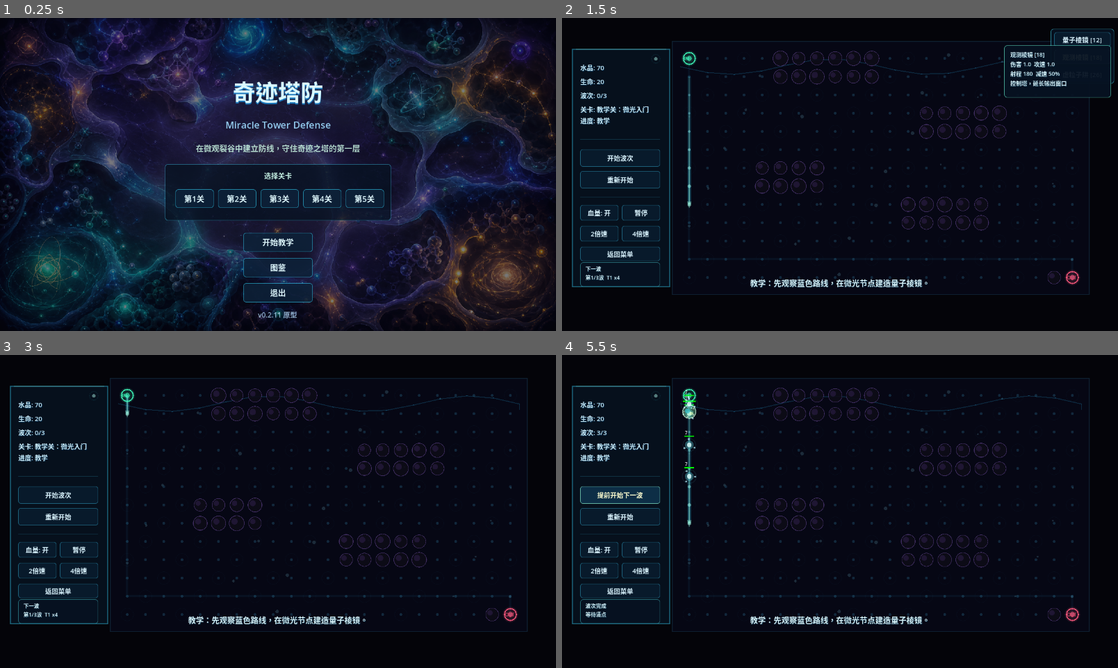
Above: before the commit, frames 1-4 (two rows, left to right).
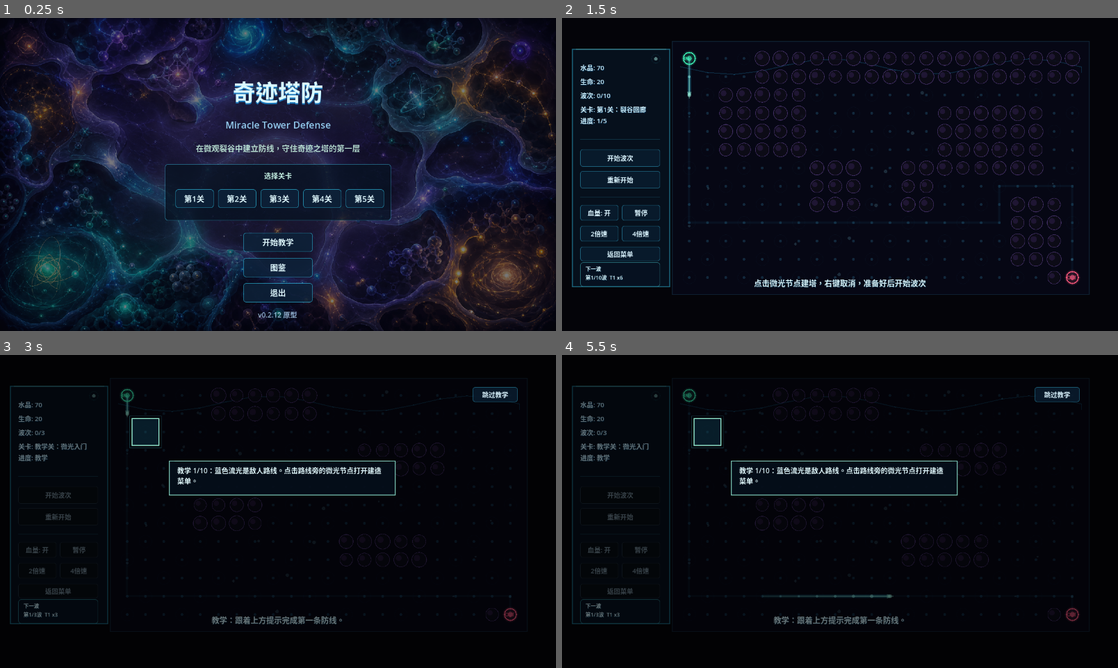
Above: after the commit, the same moments.

Repository: xrs1112/-
Game: Godot game, scene res://scenes/main_menu.tscn
Two runs of this game, one before a commit and one after it. Both use one fixed random seed, a clock stepped at 60 frames per second and the inputs below.
Inputs (mouse positions are in pixels of both pictures, inside the frame that each line leads up to):
- Up to frame 1 (0.25 s): no input
- Up to frame 2 (1.5 s): click "开始教学" at 0.5 s; click (1056, 58) at 1.25 s, where only the run after the commit has a clickable "跳过教学"
- Up to frame 3 (3 s): click "返回菜单" at 2 s; click "开始教学" at 2.75 s
- Up to frame 4 (5.5 s): click (617, 495) at 3.5 s, where only the run before the commit has a clickable "开始波次"; click (617, 495) at 4.25 s, where only the run before the commit has a clickable "提前开始下一波"; click (617, 495) at 5 s, where only the run before the commit has a clickable "提前开始下一波"

The runs differ from the first frame. In frame 1, less than 0.1% of the frame differs, in the area x 49-51%, y 94-96%; in frame 2, 5.5%; in frame 3, 9.1%; in frame 4, 9.6%, in the area x 1-95%, y 7-89%.

Commit message:
v0.2.12: add guided tutorial

Diff:
--- a/scenes/main_menu.tscn
+++ b/scenes/main_menu.tscn
@@ -180,5 +180,5 @@
 offset_right = 100.0
 offset_bottom = 700.0
 theme_override_colors/font_color = Color(0.72, 0.88, 1, 0.78)
-text = "v0.2.11 原型"
+text = "v0.2.12 原型"
 horizontal_alignment = 1
--- a/scripts/game_manager.gd
+++ b/scripts/game_manager.gd
@@ -7,6 +7,7 @@
 const COMPENDIUM_DATA = preload("res://scripts/compendium_data.gd")
 const COMPENDIUM_PREVIEW = preload("res://scripts/compendium_preview.gd")
 const BUILD_GHOST = preload("res://scripts/build_ghost.gd")
+const TUTORIAL_OVERLAY = preload("res://scripts/tutorial_overlay.gd")
 
 # 塔脚本引用
 var tower_scripts: Dictionary = {
@@ -54,6 +55,16 @@
 var build_tooltip_label: Label = null
 var wave_preview_panel: Panel = null
 var wave_preview_label: Label = null
+var tutorial_panel: Panel = null
+var tutorial_label: Label = null
+var tutorial_overlay = null
+var tutorial_skip_btn: Button = null
+var tutorial_step: int = -1
+var tutorial_build_cell: Vector2i = Vector2i(-1, -1)
+var tutorial_life_notice_shown: bool = false
+var tutorial_pressure_wave_closed: bool = false
+var tutorial_notice_token: int = 0
+var last_lives: int = 0
 var current_wave_data: Array = []
 
 # 波次数据（10波，5个层级递进）
@@ -75,10 +86,10 @@
 ]
 
 var tutorial_waves = [
-	[{"path": "res://scripts/enemies/enemy_tier.gd", "count": 4, "interval": 1.7, "tier": 1}],
-	[{"path": "res://scripts/enemies/enemy_tier.gd", "count": 5, "interval": 1.5, "tier": 1}],
-	[{"path": "res://scripts/enemies/enemy_tier.gd", "count": 4, "interval": 1.5, "tier": 1},
-	 {"path": "res://scripts/enemies/enemy_tier.gd", "count": 2, "interval": 2.2, "tier": 2}],
+	[{"path": "res://scripts/enemies/enemy_tier.gd", "count": 3, "interval": 2.0, "tier": 1, "health_multiplier": 0.12, "speed_multiplier": 0.58}],
+	[{"path": "res://scripts/enemies/enemy_tier.gd", "count": 6, "interval": 1.1, "tier": 1, "health_multiplier": 1.1, "speed_multiplier": 1.05}],
+	[{"path": "res://scripts/enemies/enemy_tier.gd", "count": 4, "interval": 1.4, "tier": 1, "health_multiplier": 0.8, "speed_multiplier": 0.72},
+	 {"path": "res://scripts/enemies/enemy_tier.gd", "count": 1, "interval": 2.2, "tier": 2, "health_multiplier": 0.45, "speed_multiplier": 0.7}],
 ]
 
 # 5 个关卡地图：blocked_rects 中的矩形格子为封禁区，不可通过、不可建塔。
@@ -196,6 +207,7 @@
 		result_menu_btn,
 		pause_resume_btn,
 		pause_compendium_btn,
+		tutorial_skip_btn,
 		next_level_btn,
 	] + game_compendium_list_buttons:
 		_style_button(button)
@@ -204,9 +216,10 @@
 	game_compendium_panel.add_theme_stylebox_override("panel", _make_panel_style(Color(0.018, 0.055, 0.1, 0.96), Color(0.34, 0.95, 1.0, 0.72)))
 	build_tooltip_panel.add_theme_stylebox_override("panel", _make_panel_style(Color(0.025, 0.07, 0.13, 0.94), Color(0.42, 1.0, 0.86, 0.66)))
 	wave_preview_panel.add_theme_stylebox_override("panel", _make_panel_style(Color(0.025, 0.07, 0.13, 0.76), Color(0.34, 0.95, 1.0, 0.42)))
+	tutorial_panel.add_theme_stylebox_override("panel", _make_panel_style(Color(0.025, 0.07, 0.13, 0.82), Color(0.62, 1.0, 0.9, 0.56)))
 	for button in [$UI/GameCompendiumPanel/CloseBtn, $UI/GameCompendiumPanel/TowersTab, $UI/GameCompendiumPanel/EnemiesTab]:
 		_style_button(button)
-	for label in [tower_info_label, message_label, result_title, result_body, victory_label, defeat_label, $UI/PausePanel/Title, $UI/GameCompendiumPanel/Title, build_tooltip_label, wave_preview_label]:
+	for label in [tower_info_label, message_label, result_title, result_body, victory_label, defeat_label, $UI/PausePanel/Title, $UI/GameCompendiumPanel/Title, build_tooltip_label, wave_preview_label, tutorial_label]:
 		label.add_theme_color_override("font_color", Color(0.88, 0.98, 1.0, 0.96))
 		label.add_theme_color_override("font_shadow_color", Color(0.0, 0.15, 0.25, 0.9))
 		label.add_theme_constant_override("shadow_offset_x", 1)
@@ -218,6 +231,7 @@
 	build_tooltip_label.add_theme_constant_override("line_spacing", 2)
 	wave_preview_label.add_theme_font_size_override("font_size", 12)
 	wave_preview_label.add_theme_constant_override("line_spacing", 2)
+	tutorial_label.add_theme_font_size_override("font_size", 15)
 	game_compendium_detail_label.add_theme_color_override("default_color", Color(0.88, 0.98, 1.0, 0.96))
 	game_compendium_detail_label.add_theme_font_size_override("normal_font_size", 15)
 	victory_label.add_theme_font_size_override("font_size", 28)
@@ -290,6 +304,40 @@
 	wave_preview_label.set_position(Vector2(12, 6))
 	wave_preview_label.size = Vector2(160, 44)
 	wave_preview_panel.add_child(wave_preview_label)
+
+	tutorial_panel = Panel.new()
+	tutorial_panel.name = "TutorialPanel"
+	tutorial_panel.visible = false
+	tutorial_panel.mouse_filter = Control.MOUSE_FILTER_IGNORE
+	tutorial_panel.set_position(Vector2(272, 12))
+	tutorial_panel.size = Vector2(760, 38)
+	$UI.add_child(tutorial_panel)
+
+	tutorial_label = Label.new()
+	tutorial_label.name = "TutorialText"
+	tutorial_label.autowrap_mode = TextServer.AUTOWRAP_WORD_SMART
+	tutorial_label.set_position(Vector2(14, 7))
+	tutorial_label.size = Vector2(732, 24)
+	tutorial_panel.add_child(tutorial_label)
+
+	tutorial_overlay = TUTORIAL_OVERLAY.new()
+	tutorial_overlay.name = "TutorialOverlay"
+	tutorial_overlay.visible = false
+	$UI.add_child(tutorial_overlay)
+	tutorial_overlay.set_anchors_preset(Control.PRESET_FULL_RECT)
+	tutorial_overlay.offset_left = 0
+	tutorial_overlay.offset_top = 0
+	tutorial_overlay.offset_right = 0
+	tutorial_overlay.offset_bottom = 0
+
+	tutorial_skip_btn = Button.new()
+	tutorial_skip_btn.name = "TutorialSkipBtn"
+	tutorial_skip_btn.visible = false
+	tutorial_skip_btn.text = "跳过教学"
+	tutorial_skip_btn.set_position(Vector2(1088, 74))
+	tutorial_skip_btn.size = Vector2(104, 34)
+	tutorial_skip_btn.pressed.connect(_skip_tutorial)
+	$UI.add_child(tutorial_skip_btn)
 
 	pause_panel = Panel.new()
 	pause_panel.name = "PausePanel"
@@ -415,16 +463,21 @@
 func _setup_signals() -> void:
 	GameState.game_won.connect(_on_victory)
 	GameState.game_lost.connect(_on_defeat)
+	GameState.lives_changed.connect(_on_lives_changed)
 	wave_manager.all_waves_finished_signal.connect(_on_all_waves_done)
 	wave_manager.wave_ready.connect(_on_wave_ready)
 	wave_manager.countdown_changed.connect(_on_countdown_changed)
 
 func _start_current_level() -> void:
 	GameState.reset()
+	last_lives = GameState.lives
+	tutorial_life_notice_shown = false
+	tutorial_pressure_wave_closed = false
 	_clear_level_runtime()
 	_setup_map_for_current_level()
 	current_wave_data = _get_wave_data_for_current_level()
 	wave_manager.load_wave_data(current_wave_data)
+	wave_manager.set_countdown_auto_start(not _is_tutorial_level())
 
 	victory_label.visible = false
 	defeat_label.visible = false
@@ -440,9 +493,13 @@
 	_set_speed(1.0)
 	_update_wave_preview()
 	if GameState.current_level == 0:
-		_show_message("教学：先观察蓝色路线，在微光节点建造量子棱镜。", 4.4)
+		_set_tutorial_step(0)
+		_show_message("教学：跟着上方提示完成第一条防线。", 3.2)
 	elif GameState.current_level == 1:
+		_clear_tutorial()
 		_show_message("点击微光节点建塔，右键取消，准备好后开始波次", 4.0)
+	else:
+		_clear_tutorial()
 
 func _setup_map_for_current_level() -> void:
 	var map_data = _get_current_map_data()
@@ -521,6 +578,23 @@
 
 func _handle_click(click_pos: Vector2) -> void:
 	var cell = grid_map.world_to_cell(click_pos)
+	if _is_tutorial_level() and not _tutorial_allows_map_click(cell):
+		_show_message("请点击教学高亮区域", 1.2)
+		grid_map.pulse_route_hint(2.0)
+		return
+	if _is_tutorial_level() and tutorial_step == 4:
+		_set_tutorial_step(5)
+		return
+	if _is_tutorial_level() and tutorial_step == 6:
+		if tutorial_overlay:
+			tutorial_overlay.clear()
+		_show_message("观察第二波：漏怪后会提示生命变化", 2.0)
+		return
+	if _is_tutorial_level() and tutorial_step == 10:
+		return
+	if _is_tutorial_level() and tutorial_step == 11:
+		GameState.trigger_game_over(true)
+		return
 
 	# 如果正在放置塔
 	if selected_tower_type != "":
@@ -551,11 +625,19 @@
 	_cancel_all()
 	build_menu.visible = true
 	build_menu.position = world_pos + Vector2(0, -60)
+	if _is_tutorial_level() and tutorial_step == 0:
+		tutorial_build_cell = grid_map.world_to_cell(world_pos)
+		_set_tutorial_step(1)
 
 func _on_tower_selected(type: String) -> void:
+	if _is_tutorial_level() and (tutorial_step != 1 or type != "probability"):
+		_show_message("教学中先选择量子棱镜", 1.2)
+		return
 	selected_tower_type = type
 	build_menu.visible = false
 	_hide_build_tooltip()
+	if _is_tutorial_level() and tutorial_step <= 1:
+		_set_tutorial_step(2)
 
 func _try_place_tower(cell: Vector2i) -> void:
 	if not grid_map.is_cell_empty(cell):
@@ -601,6 +683,8 @@
 	selected_tower_type = ""
 	grid_map.pulse_route_hint(2.4)
 	_recalculate_all_enemy_paths()
+	if _is_tutorial_level() and tutorial_step <= 2:
+		_set_tutorial_step(3)
 
 func _is_enemy_in_cell(cell: Vector2i) -> bool:
 	for enemy in get_tree().get_nodes_in_group("enemy"):
@@ -616,6 +700,8 @@
 	tower_menu.position = _fit_popup_to_view(tower.global_position + Vector2(-130, -210), tower_menu.size)
 	tower.show_range()
 	_update_tower_menu()
+	if _is_tutorial_level() and tutorial_step == 7:
+		_set_tutorial_step(8)
 
 func _fit_popup_to_view(pos: Vector2, popup_size: Vector2) -> Vector2:
 	var viewport_size = get_viewport_rect().size
@@ -661,18 +747,208 @@
 		" / ".join(parts),
 	]
 
+func _is_tutorial_level() -> bool:
+	return GameState.current_level == 0
+
+func _set_tutorial_step(step: int) -> void:
+	if not _is_tutorial_level() or GameState.game_over:
+		return
+	tutorial_step = max(tutorial_step, step)
+	tutorial_panel.visible = false
+	tutorial_skip_btn.visible = true
+	_update_tutorial_controls()
+	_update_tutorial_overlay()
+	tutorial_label.text = _get_tutorial_text(tutorial_step)
+
+func _update_tutorial_overlay() -> void:
+	if not _is_tutorial_level() or not tutorial_overlay or GameState.game_over or result_panel.visible:
+		return
+	var rects := _get_tutorial_focus_rects()
+	var bubble_pos := _get_tutorial_bubble_position()
+	tutorial_overlay.set_tutorial_state(_get_tutorial_text(tutorial_step), rects, bubble_pos)
+
+func _get_tutorial_focus_rects() -> Array[Rect2]:
+	match tutorial_step:
+		0:
+			return [_cell_focus_rect(_tutorial_build_target_cell())]
+		1:
+			return [_control_focus_rect(build_menu)]
+		2:
+			return [_cell_focus_rect(tutorial_build_cell)]
+		3:
+			return [_control_focus_rect($UI/StartWaveBtn)]
+		4:
+			return [Rect2(GameGrid.GRID_OFFSET, Vector2(GameGrid.GRID_COLS * GameGrid.CELL_SIZE, GameGrid.GRID_ROWS * GameGrid.CELL_SIZE))]
+		5:
+			return [_control_focus_rect($UI/StartWaveBtn)]
+		6:
+			return [Rect2(GameGrid.GRID_OFFSET, Vector2(GameGrid.GRID_COLS * GameGrid.CELL_SIZE, GameGrid.GRID_ROWS * GameGrid.CELL_SIZE))]
+		7:
+			return [_cell_focus_rect(_get_first_tower_cell())]
+		8:
+			return [_control_focus_rect($UI/TowerMenu/BtnUpgrade)]
+		9:
+			return [_control_focus_rect($UI/StartWaveBtn)]
+		10:
+			return [Rect2(GameGrid.GRID_OFFSET, Vector2(GameGrid.GRID_COLS * GameGrid.CELL_SIZE, GameGrid.GRID_ROWS * GameGrid.CELL_SIZE))]
+		11:
+			return [Rect2(GameGrid.GRID_OFFSET, Vector2(GameGrid.GRID_COLS * GameGrid.CELL_SIZE, GameGrid.GRID_ROWS * GameGrid.CELL_SIZE))]
+		_:
+			return []
+
+func _get_tutorial_bubble_position() -> Vector2:
+	return Vector2(390, 244)
+
+func _tutorial_allows_map_click(cell: Vector2i) -> bool:
+	match tutorial_step:
+		0:
+			return cell == _tutorial_build_target_cell()
+		2:
+			return cell == tutorial_build_cell
+		4:
+			return _is_inside_map(cell)
+		6:
+			return _is_inside_map(cell)
+		7:
+			return grid_map.get_tower_at(cell) != null
+		11:
+			return _is_inside_map(cell)
+		_:
+			return false
+
+func _is_inside_map(cell: Vector2i) -> bool:
+	return cell.x >= 0 and cell.x < GameGrid.GRID_COLS and cell.y >= 0 and cell.y < GameGrid.GRID_ROWS
+
+func _tutorial_build_target_cell() -> Vector2i:
+	return Vector2i(1, 2)
+
+func _cell_focus_rect(cell: Vector2i) -> Rect2:
+	var pos = grid_map.cell_to_world(cell)
+	var half := Vector2(GameGrid.CELL_SIZE, GameGrid.CELL_SIZE) * 0.55
+	return Rect2(pos - half, half * 2.0)
+
+func _control_focus_rect(control: Control) -> Rect2:
+	if not control or not control.visible:
+		return Rect2(Vector2.ZERO, Vector2.ZERO)
+	return control.get_global_rect()
+
+func _get_first_tower_cell() -> Vector2i:
+	for cell in grid_map.tower_at_cell.keys():
+		return cell
+	return tutorial_build_cell
+
+func _update_tutorial_controls() -> void:
+	var in_tutorial := _is_tutorial_level()
+	$UI/RestartBtn.disabled = in_tutorial
+	$UI/HPBtn.disabled = in_tutorial
+	$UI/PauseBtn.disabled = in_tutorial
+	$UI/Speed2Btn.disabled = in_tutorial
+	$UI/Speed4Btn.disabled = in_tutorial
+	$UI/MainMenuBtn.disabled = in_tutorial
+	$UI/BuildMenu/BtnProbability.disabled = in_tutorial and tutorial_step != 1
+	$UI/BuildMenu/BtnObserver.disabled = in_tutorial
+	$UI/BuildMenu/BtnQuarkTrap.disabled = in_tutorial
+	$UI/StartWaveBtn.disabled = in_tutorial and tutorial_step not in [3, 5, 9]
+	$UI/TowerMenu/BtnSell.disabled = in_tutorial
+	if selected_tower:
+		$UI/TowerMenu/BtnUpgrade.disabled = (selected_tower.level >= 3) or (in_tutorial and tutorial_step != 8)
+	if in_tutorial and tutorial_step >= 10:
+		$UI/StartWaveBtn.disabled = true
+
+func _clear_tutorial() -> void:
+	tutorial_step = -1
+	tutorial_build_cell = Vector2i(-1, -1)
+	tutorial_panel.visible = false
+	if tutorial_overlay:
+		tutorial_overlay.clear()
+	if tutorial_skip_btn:
+		tutorial_skip_btn.visible = false
+	_update_tutorial_controls()
+
+func _skip_tutorial() -> void:
+	GameState.current_level = 1
+	_start_current_level()
+
+func _has_next_wave_to_start() -> bool:
+	return wave_manager.next_spawn_index < current_wave_data.size()
+
+func _show_tutorial_notice(text: String, duration: float = 3.2) -> void:
+	if not _is_tutorial_level() or GameState.game_over or not tutorial_overlay or not tutorial_overlay.visible:
+		return
+	tutorial_notice_token += 1
+	var token = tutorial_notice_token
+	tutorial_overlay.set_tutorial_state(text, _get_tutorial_focus_rects(), _get_tutorial_bubble_position())
+	get_tree().create_timer(duration).timeout.connect(func():
+		if token == tutorial_notice_token and _is_tutorial_level() and not GameState.game_over and tutorial_overlay:
+			_update_tutorial_overlay()
+	)
+
+func _show_tutorial_life_notice(text: String, duration: float = 4.2) -> void:
+	if not _is_tutorial_level() or GameState.game_over or not tutorial_overlay:
+		return
+	tutorial_notice_token += 1
+	var token = tutorial_notice_token
+	var life_rect = _control_focus_rect($UI/HUD/LivesLabel).grow(8.0)
+	var focus_rects: Array[Rect2] = [life_rect]
+	tutorial_overlay.set_tutorial_state(text, focus_rects, _get_tutorial_bubble_position())
+	get_tree().create_timer(duration).timeout.connect(func():
+		if token == tutorial_notice_token and _is_tutorial_level() and not GameState.game_over and tutorial_overlay:
+			_update_tutorial_overlay()
+	)
+
+func _get_tutorial_text(step: int) -> String:
+	match step:
+		0:
+			return "教学 1/10：蓝色流光是敌人路线。点击路线旁的微光节点打开建造菜单。"
+		1:
+			return "教学 2/10：鼠标放到塔按钮上可看属性。先选择量子棱镜。"
+		2:
+			return "教学 3/10：移动建造影子，绿色可建造，红色不可建造。左键确认。"
+		3:
+			return "教学 4/10：第一座塔已就位。点击左侧“开始波次”迎敌。"
+		4:
+			return "教学 5/10：第一波是演示波，防御塔会击杀脆弱敌人。读完后点击高亮地图。"
+		5:
+			return "教学 6/10：第一波守住了。第二波敌人会加强，点击“开始波次”。"
+		6:
+			return "教学 7/10：第二波更强，未升级的塔会漏掉少量敌人。读完点击高亮地图继续观察。"
+		7:
+			return "教学 8/10：敌人抵达 OUT 会扣生命。点击防御塔准备升级。"
+		8:
+			return "教学 9/10：点击升级按钮。升级后，防御塔属性会提升。"
+		9:
+			return "教学 10/10：点击“开始波次”。升级后的塔将守住第三波。"
+		10:
+			return "教学 10/10：第三波正在处理。清点完成后会结算。"
+		11:
+			return "教学完成：升级后的防御塔守住了第三波。点击高亮地图进入结算。"
+		_:
+			return "教学：完成剩余波次，稳定第一条微观防线。"
+
 func _on_upgrade_tower() -> void:
 	if not selected_tower or _is_tower_selling(selected_tower):
 		_cancel_all()
 		return
+	if _is_tutorial_level() and tutorial_step != 8:
+		_show_message("请按当前教学提示操作", 1.2)
+		return
 	if selected_tower.level >= 3:
 		_update_tower_menu()
 		return
 
 	# TowerBase.upgrade() 内部负责扣费，避免重复扣水晶。
-	if not selected_tower.upgrade():
+	var upgraded := selected_tower.upgrade()
+	if not upgraded:
 		_show_message("水晶不足，需要 %d" % selected_tower.get_upgrade_cost())
-	_update_tower_menu()
+	elif _is_tutorial_level() and tutorial_step <= 8:
+		if selected_tower and is_instance_valid(selected_tower):
+			selected_tower.hide_range()
+		tower_menu.visible = false
+		selected_tower = null
+		wave_manager.set_countdown_paused(false)
+		_set_tutorial_step(9)
+	if selected_tower:
+		_update_tower_menu()
 
 func _on_sell_tower() -> void:
 	if selected_tower and not _is_tower_selling(selected_tower):
@@ -739,10 +1015,25 @@
 func _on_start_wave() -> void:
 	if GameState.game_over:
 		return
+	if _is_tutorial_level() and grid_map.tower_at_cell.is_empty() and wave_manager.next_spawn_index == 0:
+		_show_message("先在路线旁建造一座塔", 1.8)
+		_set_tutorial_step(0)
+		grid_map.pulse_route_hint(2.4)
+		return
 	wave_manager.start_wave()
 	$UI/StartWaveBtn.text = "提前开始下一波"
 	grid_map.pulse_route_hint(2.0)
 	_update_wave_preview()
+	if _is_tutorial_level() and tutorial_step == 3:
+		_set_tutorial_step(4)
+	elif _is_tutorial_level() and tutorial_step == 5:
+		wave_manager.set_countdown_paused(false)
+		_set_tutorial_step(6)
+	elif _is_tutorial_level() and tutorial_step == 9:
+		_set_tutorial_step(10)
+	elif _is_tutorial_level() and tutorial_step >= 10:
+		_update_tutorial_controls()
+		_update_tutorial_overlay()
 
 func _on_restart() -> void:
 	Engine.time_scale = 1.0
@@ -825,6 +1116,11 @@
 	$UI/StartWaveBtn.disabled = true
 	GameState.unlock_next_level(GameState.current_level)
 	wave_preview_label.text = "本关波次完成\n清点防线状态"
+	if _is_tutorial_level():
+		$UI/StartWaveBtn.text = "教学完成"
+		wave_preview_label.text = "教学完成\n点击地图结算"
+		_set_tutorial_step(11)
+		return
 	if GameState.current_level < level_maps.size():
 		$UI/StartWaveBtn.text = "本关完成"
 		next_level_btn.text = "挑战第%d关" % (GameState.current_level + 1)
@@ -844,11 +1140,57 @@
 	$UI/StartWaveBtn.disabled = false
 	$UI/StartWaveBtn.text = "开始波次"
 	_update_wave_preview()
+	if _is_tutorial_level() and wave_manager.completed_waves == 1:
+		wave_manager.set_countdown_paused(true)
+		if tutorial_step < 5:
+			_set_tutorial_step(4)
+		else:
+			_update_tutorial_controls()
+			_update_tutorial_overlay()
+	elif _is_tutorial_level() and wave_manager.completed_waves == 2:
+		wave_manager.set_countdown_paused(true)
+		tutorial_pressure_wave_closed = true
+		_set_tutorial_step(7)
+	elif _is_tutorial_level() and tutorial_step >= 10:
+		_update_tutorial_controls()
+		_update_tutorial_overlay()
 
 func _on_countdown_changed(remaining: float) -> void:
+	if _is_tutorial_level() and wave_manager.countdown_paused:
+		$UI/StartWaveBtn.text = "倒计时暂停"
+		_update_wave_preview("学习模式暂停")
+		return
 	$UI/StartWaveBtn.text = "下波 %ds" % int(ceil(max(remaining, 0.0)))
 	_update_wave_preview("倒计时 %ds" % int(ceil(max(remaining, 0.0))))
 
+func _on_lives_changed(new_amount: int) -> void:
+	if _is_tutorial_level() and new_amount < last_lives and not tutorial_life_notice_shown:
+		tutorial_life_notice_shown = true
+		_show_tutorial_life_notice("生命值减少了：有敌人抵达 OUT。第二波结束后，我们会升级防御塔来解决它。", 4.2)
+		if GameState.current_wave == 2 and not tutorial_pressure_wave_closed:
+			tutorial_pressure_wave_closed = true
+			get_tree().create_timer(1.8).timeout.connect(_finish_tutorial_pressure_wave)
+	last_lives = new_amount
+
+func _finish_tutorial_pressure_wave() -> void:
+	if not _is_tutorial_level() or GameState.game_over or GameState.current_wave != 2:
+		return
+	wave_manager.active_spawns.clear()
+	wave_manager.completed_waves = max(wave_manager.completed_waves, 2)
+	wave_manager.next_spawn_index = max(wave_manager.next_spawn_index, 2)
+	wave_manager.is_countdown = true
+	wave_manager.countdown_timer = wave_manager.wave_delay
+	wave_manager.set_countdown_paused(true)
+	GameState.wave_active = false
+	for enemy in get_tree().get_nodes_in_group("enemy"):
+		if is_instance_valid(enemy):
+			enemy.queue_free()
+	for bullet in get_tree().get_nodes_in_group("bullet"):
+		if is_instance_valid(bullet):
+			bullet.queue_free()
+	_update_wave_preview("学习模式暂停")
+	_set_tutorial_step(7)
+
 func _on_victory() -> void:
 	_show_result(true)
 
@@ -857,6 +1199,14 @@
 
 func _show_result(won: bool) -> void:
 	_cancel_all()
+	if _is_tutorial_level():
+		tutorial_notice_token += 1
+		tutorial_step = -1
+		tutorial_panel.visible = false
+		if tutorial_overlay:
+			tutorial_overlay.clear()
+		if tutorial_skip_btn:
+			tutorial_skip_btn.visible = false
 	result_panel.visible = true
 	result_next_btn.visible = won and GameState.current_level < level_maps.size()
 	result_next_btn.disabled = not result_next_btn.visible
--- /dev/null
+++ b/scripts/tutorial_overlay.gd
@@ -0,0 +1,48 @@
+class_name TutorialOverlay
+extends Control
+
+var focus_rects: Array[Rect2] = []
+var bubble_text: String = ""
+var bubble_position: Vector2 = Vector2(320, 112)
+var pulse_time: float = 0.0
+
+func _ready() -> void:
+	mouse_filter = Control.MOUSE_FILTER_IGNORE
+
+func _process(delta: float) -> void:
+	pulse_time += delta
+	if visible:
+		queue_redraw()
+
+func set_tutorial_state(text: String, rects: Array[Rect2], text_position: Vector2) -> void:
+	bubble_text = text
+	focus_rects = rects
+	bubble_position = text_position
+	visible = true
+	queue_redraw()
+
+func clear() -> void:
+	visible = false
+	focus_rects.clear()
+	bubble_text = ""
+	queue_redraw()
+
+func _draw() -> void:
+	if not visible:
+		return
+
+	draw_rect(Rect2(Vector2.ZERO, get_viewport_rect().size), Color(0.0, 0.0, 0.0, 0.52))
+
+	var pulse := 0.5 + 0.5 * sin(pulse_time * TAU * 1.6)
+	for rect in focus_rects:
+		var grown := rect.grow(8.0)
+		draw_rect(grown, Color(0.18, 0.8, 1.0, 0.08 + pulse * 0.05))
+		draw_rect(grown, Color(0.64, 1.0, 0.88, 0.72 + pulse * 0.2), false, 2.0)
+		draw_rect(grown.grow(5.0), Color(0.34, 0.95, 1.0, 0.22), false, 1.0)
+
+	var bubble_size := Vector2(520, 78)
+	var bubble_rect := Rect2(bubble_position, bubble_size)
+	draw_rect(bubble_rect, Color(0.018, 0.055, 0.1, 0.94))
+	draw_rect(bubble_rect, Color(0.62, 1.0, 0.9, 0.72), false, 1.4)
+	draw_line(bubble_rect.position + Vector2(12, 0), bubble_rect.position + Vector2(bubble_size.x - 12, 0), Color(0.75, 1.0, 0.9, 0.3), 2.0)
+	draw_multiline_string(ThemeDB.fallback_font, bubble_rect.position + Vector2(18, 28), bubble_text, HORIZONTAL_ALIGNMENT_LEFT, bubble_size.x - 36.0, 16, 3, Color(0.9, 0.99, 1.0, 0.98))
--- a/scripts/wave_manager.gd
+++ b/scripts/wave_manager.gd
@@ -10,6 +10,8 @@
 var wave_delay: float = 60.0
 var countdown_timer: float = 0.0
 var is_countdown: bool = false
+var countdown_paused: bool = false
+var countdown_auto_start: bool = true
 var all_waves_finished: bool = false
 
 @export var enemy_container: NodePath
@@ -32,11 +34,17 @@
 
 	# 处理倒计时
 	if is_countdown:
+		if countdown_paused:
+			countdown_changed.emit(max(countdown_timer, 0.0))
+			return
 		countdown_timer -= delta
 		countdown_changed.emit(max(countdown_timer, 0.0))
 		if countdown_timer <= 0:
 			is_countdown = false
-			start_wave()
+			if countdown_auto_start:
+				start_wave()
+			else:
+				wave_ready.emit()
 		return
 
 	# 处理活跃生成队列
@@ -66,6 +74,8 @@
 	completed_waves = 0
 	active_spawns.clear()
 	is_countdown = false
+	countdown_paused = false
+	countdown_auto_start = true
 	all_waves_finished = false
 	GameState.wave_changed.emit(GameState.current_wave)
 
@@ -74,6 +84,7 @@
 		return
 
 	is_countdown = false
+	countdown_paused = false
 	countdown_timer = 0
 
 	var groups = wave_data[next_spawn_index]
@@ -84,6 +95,8 @@
 			"timer": 0.0,
 			"remaining": g["count"],
 			"tier": g.get("tier", 1),
+			"health_multiplier": g.get("health_multiplier", 1.0),
+			"speed_multiplier": g.get("speed_multiplier", 1.0),
 		})
 
 	GameState.current_wave = next_spawn_index + 1
@@ -121,6 +134,9 @@
 	if parent == null:
 		parent = get_parent()
 	parent.add_child(enemy)
+	enemy.max_health *= float(spawn.get("health_multiplier", 1.0))
+	enemy.current_health = enemy.max_health
+	enemy.speed *= float(spawn.get("speed_multiplier", 1.0))
 
 	spawn["remaining"] -= 1
 
@@ -141,3 +157,11 @@
 		countdown_timer = wave_delay
 		countdown_changed.emit(countdown_timer)
 		wave_ready.emit()
+
+func set_countdown_paused(paused: bool) -> void:
+	countdown_paused = paused
+	if is_countdown:
+		countdown_changed.emit(countdown_timer)
+
+func set_countdown_auto_start(enabled: bool) -> void:
+	countdown_auto_start = enabled
Not shown, added: scripts/tutorial_overlay.gd.uid
